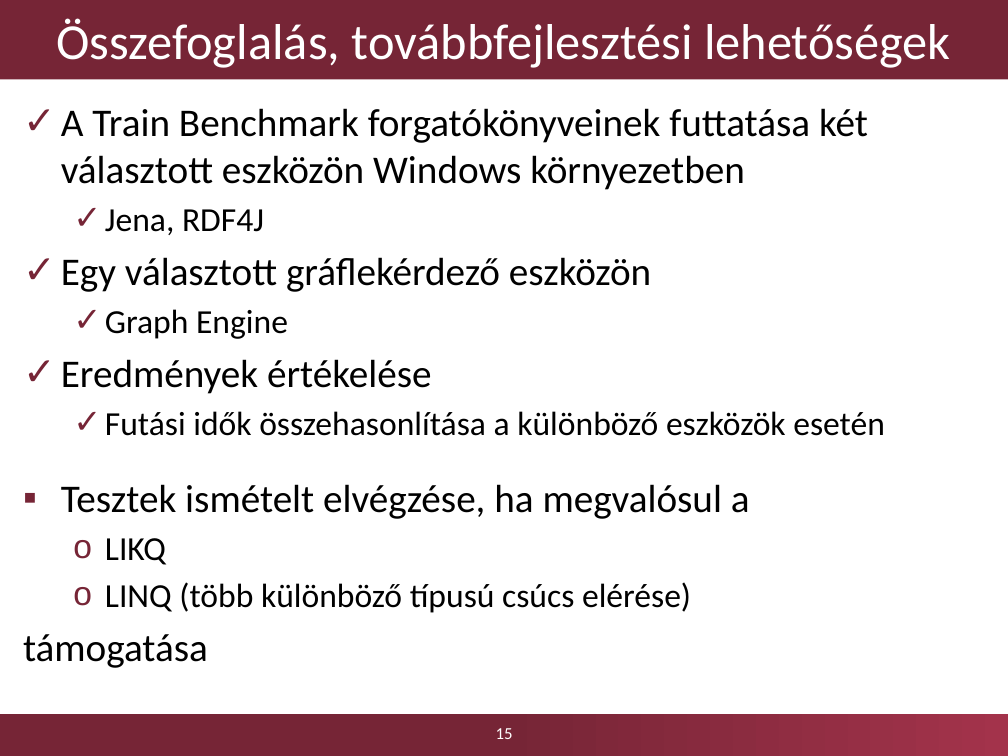
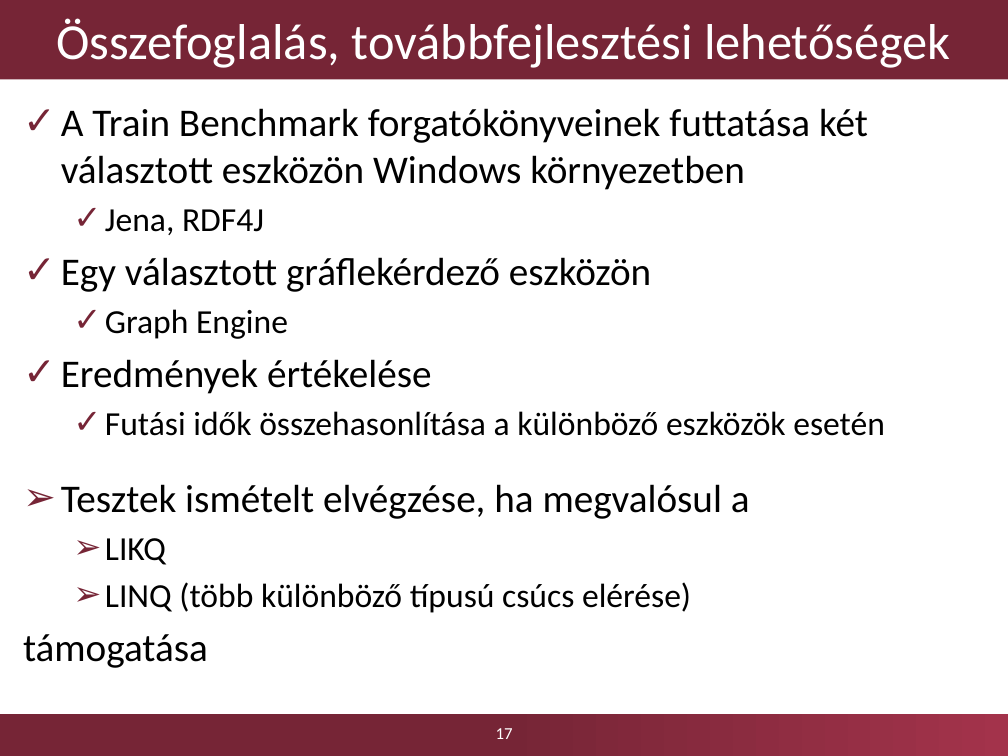
Before and after one commit to Kreestof/szakdolgozat-presentation, a slide deck: slide 17 of Dobosy_Kristof_szakdolgozat_2017_GraphEngine_0.pptx (slide 15 before the commit). Drawn at 1008x756 pixels with LibreOffice and Linux fonts; fonts in the diff are those of the drawing; background and template pictures are left out. Boxes give left, top, right and bottom in pixels: in the first picture for what was removed or moved away, otherwise in the second. Text is boxed around its words. In the diff, an @@ line names an element or a change of style, - is before the commit and + after.

```diff
--- a/Dobosy_Kristof_szakdolgozat_2017_GraphEngine_0.pptx
+++ b/Dobosy_Kristof_szakdolgozat_2017_GraphEngine_0.pptx
@@ text at (61,484,750,613): bullet ▪ to ➢; bullet o to ➢ @@
@@ page number at (496,728,513,739): text changed @@
-15
+17
```
Also in this commit, not shown: 7 other slides changed, 2 slides added, 3 other files.
